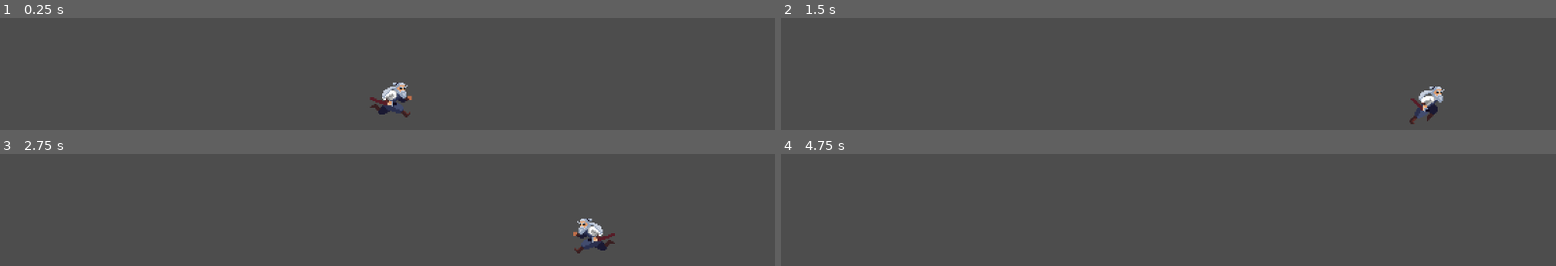
Above: before the commit, frames 1-4 (two rows, left to right).
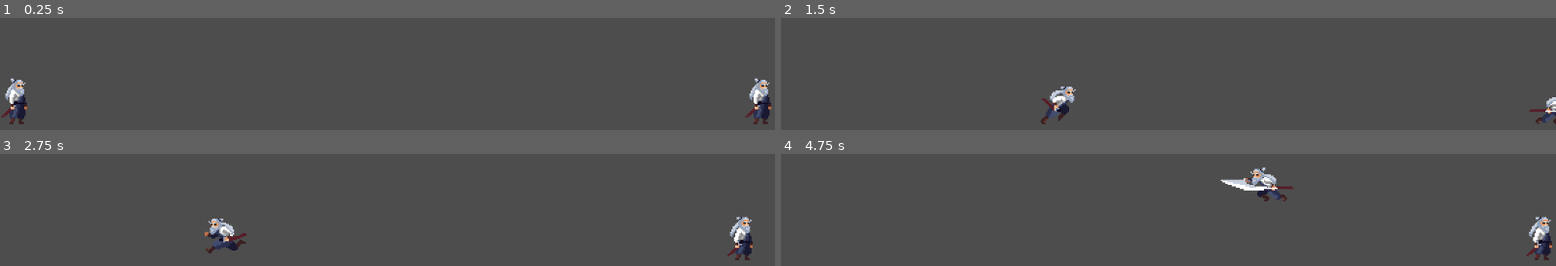
Above: after the commit, the same moments.

Repository: schellDav/FightingGame
Game: Godot game, scene res://main_scene.tscn
Same seed, same stepped clock (60 frames per second), same inputs: the game is played once before the commit and once after it.
Inputs:
- Up to frame 1 (0.25 s): no input
- Up to frame 2 (1.5 s): hold D (move_right) from 0.53 s (still down); tap E (attack) at 0.6 s; tap Space (jump) at 0.77, 1.07 s; tap Down (attack_p2, bound only after the commit) at 0.8, 1.35 s
- Up to frame 3 (2.75 s): tap Space (jump) at 1.52, 1.82 s; tap Left (move_left_p2, bound only after the commit) at 1.55, 2.1 s; release D (move_right) at 2.03 s; hold A (move_left) from 2.03 s (still down); tap Right (move_right_p2, bound only after the commit) at 2.3 s
- Up to frame 4 (4.75 s): release A (move_left) at 2.78 s; hold D (move_right) 2.78-4.28 s; tap Right (move_right_p2, bound only after the commit) at 2.85 s; tap Space (jump) at 3.02, 3.05, 3.32, 3.6, 3.77, 4.07, 4.52 s; tap Up (jump_p2, bound only after the commit) at 3.8, 4.35 s; hold A (move_left) from 4.28 s (still down); tap E (attack) at 4.55 s

The runs differ from the first frame. In frame 1, 2.4% of the frame differs, in the area x 0-100%, y 53-95%; in frame 2, 1.8%; in frame 3, 2.5%, in the area x 26-98%, y 56-95%; in frame 4, 1.8%.

Commit message:
2 spieler sind jetzt verfügbar

Diff:
--- /dev/null
+++ b/character/samurai_player2.gd
@@ -0,0 +1,80 @@
+extends CharacterBody2D
+
+const SPEED = 200.0
+const JUMP_VELOCITY = -300.0
+
+# stats for the character
+var health = 100
+var defense = 10
+var strenght = 10
+
+@onready var animated_sprite: AnimatedSprite2D = $AnimatedSprite2D
+@onready var is_attacking: bool = false  # Zustandsvariable für den Angriff
+
+
+func _ready():
+	# Signal für Animation beenden verbinden
+	animated_sprite.connect("frame_changed", Callable(self, "_on_frame_changed"))
+
+# handles the taken damages
+func damage_taken(damage: int) -> void:
+	# Todo: taken damage should depen on the defense
+	health -= damage # / defense
+
+# handels the given damage
+func damage_given(dmg=0) -> int:
+	# Todo: given damage should depend on strenght
+	var damage = dmg + 10
+	return damage
+
+
+
+
+
+
+func _physics_process(delta: float) -> void:
+	# Add the gravity.
+	if not is_on_floor():
+		velocity += get_gravity() * delta
+
+	# Handle jump.
+	if Input.is_action_just_pressed("jump_p2") and is_on_floor():
+		velocity.y = JUMP_VELOCITY
+
+	# Get the input direction and handle the movement/deceleration.
+	var direction := Input.get_axis("move_left_p2", "move_right_p2")
+
+	# Change looking direction
+	if direction > 0:
+		animated_sprite.flip_h = false
+	elif direction < 0:
+		animated_sprite.flip_h = true
+
+	# Handle attack if not already attacking
+	if Input.is_action_just_pressed("attack_p2") and not is_attacking:
+		is_attacking = true
+		animated_sprite.play("attack")
+
+	# Play animations
+	if is_on_floor():
+		if direction == 0 and not is_attacking:
+			animated_sprite.play("idle")
+		elif direction != 0 and not is_attacking:
+			animated_sprite.play("run")
+	elif not is_attacking:
+		animated_sprite.play("jump")
+
+	# Update velocity
+	if direction:
+		velocity.x = direction * SPEED
+	else:
+		velocity.x = move_toward(velocity.x, 0, SPEED)
+
+	move_and_slide()
+
+
+
+
+func _on_frame_changed():
+	if animated_sprite.animation == "attack" and animated_sprite.frame == animated_sprite.sprite_frames.get_frame_count("attack") - 1:
+		is_attacking = false
--- /dev/null
+++ b/character/samurai_player2.tscn
@@ -0,0 +1,206 @@
+[gd_scene load_steps=30 format=3 uid="uid://b75cub0leit1w"]
+
+[ext_resource type="Script" path="res://character/samurai_player2.gd" id="1_0qxxg"]
+[ext_resource type="Texture2D" uid="uid://bm7o5rlvchvfv" path="res://Assets/FREE_Samurai 2D Pixel Art v1.1/Sprites/ATTACK 1.png" id="2_0kqhu"]
+[ext_resource type="Texture2D" uid="uid://c36vw0j54fbex" path="res://Assets/FREE_Samurai 2D Pixel Art v1.1/Sprites/IDLE.png" id="3_hlyy6"]
+[ext_resource type="Texture2D" uid="uid://cu2s1luuy8lvq" path="res://Assets/FREE_Samurai 2D Pixel Art v1.1/Sprites/RUN.png" id="4_b4hnq"]
+
+[sub_resource type="AtlasTexture" id="AtlasTexture_nb3j4"]
+atlas = ExtResource("2_0kqhu")
+region = Rect2(0, 0, 96, 96)
+
+[sub_resource type="AtlasTexture" id="AtlasTexture_f0il3"]
+atlas = ExtResource("2_0kqhu")
+region = Rect2(96, 0, 96, 96)
+
+[sub_resource type="AtlasTexture" id="AtlasTexture_gcxha"]
+atlas = ExtResource("2_0kqhu")
+region = Rect2(192, 0, 96, 96)
+
+[sub_resource type="AtlasTexture" id="AtlasTexture_nsu01"]
+atlas = ExtResource("2_0kqhu")
+region = Rect2(288, 0, 96, 96)
+
+[sub_resource type="AtlasTexture" id="AtlasTexture_2r1bx"]
+atlas = ExtResource("2_0kqhu")
+region = Rect2(384, 0, 96, 96)
+
+[sub_resource type="AtlasTexture" id="AtlasTexture_jtw6m"]
+atlas = ExtResource("3_hlyy6")
+region = Rect2(0, 0, 96, 96)
+
+[sub_resource type="AtlasTexture" id="AtlasTexture_js7va"]
+atlas = ExtResource("3_hlyy6")
+region = Rect2(96, 0, 96, 96)
+
+[sub_resource type="AtlasTexture" id="AtlasTexture_fnloc"]
+atlas = ExtResource("3_hlyy6")
+region = Rect2(192, 0, 96, 96)
+
+[sub_resource type="AtlasTexture" id="AtlasTexture_1b0tg"]
+atlas = ExtResource("3_hlyy6")
+region = Rect2(288, 0, 96, 96)
+
+[sub_resource type="AtlasTexture" id="AtlasTexture_2dpgw"]
+atlas = ExtResource("3_hlyy6")
+region = Rect2(384, 0, 96, 96)
+
+[sub_resource type="AtlasTexture" id="AtlasTexture_e31rk"]
+atlas = ExtResource("4_b4hnq")
+region = Rect2(288, 0, 96, 96)
+
+[sub_resource type="AtlasTexture" id="AtlasTexture_uowjg"]
+atlas = ExtResource("4_b4hnq")
+region = Rect2(96, 0, 96, 96)
+
+[sub_resource type="AtlasTexture" id="AtlasTexture_c8m8j"]
+atlas = ExtResource("4_b4hnq")
+region = Rect2(480, 0, 96, 96)
+
+[sub_resource type="AtlasTexture" id="AtlasTexture_abu0q"]
+atlas = ExtResource("4_b4hnq")
+region = Rect2(576, 0, 96, 96)
+
+[sub_resource type="AtlasTexture" id="AtlasTexture_bf4ub"]
+atlas = ExtResource("4_b4hnq")
+region = Rect2(672, 0, 96, 96)
+
+[sub_resource type="AtlasTexture" id="AtlasTexture_cbsul"]
+atlas = ExtResource("4_b4hnq")
+region = Rect2(0, 0, 96, 96)
+
+[sub_resource type="AtlasTexture" id="AtlasTexture_q73bd"]
+atlas = ExtResource("4_b4hnq")
+region = Rect2(96, 0, 96, 96)
+
+[sub_resource type="AtlasTexture" id="AtlasTexture_el556"]
+atlas = ExtResource("4_b4hnq")
+region = Rect2(192, 0, 96, 96)
+
+[sub_resource type="AtlasTexture" id="AtlasTexture_h2i8l"]
+atlas = ExtResource("4_b4hnq")
+region = Rect2(288, 0, 96, 96)
+
+[sub_resource type="AtlasTexture" id="AtlasTexture_8k61f"]
+atlas = ExtResource("4_b4hnq")
+region = Rect2(384, 0, 96, 96)
+
+[sub_resource type="AtlasTexture" id="AtlasTexture_5yvd3"]
+atlas = ExtResource("4_b4hnq")
+region = Rect2(480, 0, 96, 96)
+
+[sub_resource type="AtlasTexture" id="AtlasTexture_i8gvg"]
+atlas = ExtResource("4_b4hnq")
+region = Rect2(576, 0, 96, 96)
+
+[sub_resource type="AtlasTexture" id="AtlasTexture_fl714"]
+atlas = ExtResource("4_b4hnq")
+region = Rect2(672, 0, 96, 96)
+
+[sub_resource type="SpriteFrames" id="SpriteFrames_7m2qu"]
+animations = [{
+"frames": [{
+"duration": 1.0,
+"texture": SubResource("AtlasTexture_nb3j4")
+}, {
+"duration": 1.0,
+"texture": SubResource("AtlasTexture_f0il3")
+}, {
+"duration": 1.0,
+"texture": SubResource("AtlasTexture_gcxha")
+}, {
+"duration": 1.0,
+"texture": SubResource("AtlasTexture_nsu01")
+}, {
+"duration": 1.0,
+"texture": SubResource("AtlasTexture_2r1bx")
+}],
+"loop": true,
+"name": &"attack",
+"speed": 10.0
+}, {
+"frames": [{
+"duration": 1.0,
+"texture": SubResource("AtlasTexture_jtw6m")
+}, {
+"duration": 1.0,
+"texture": SubResource("AtlasTexture_js7va")
+}, {
+"duration": 1.0,
+"texture": SubResource("AtlasTexture_fnloc")
+}, {
+"duration": 1.0,
+"texture": SubResource("AtlasTexture_1b0tg")
+}, {
+"duration": 1.0,
+"texture": SubResource("AtlasTexture_2dpgw")
+}],
+"loop": true,
+"name": &"idle",
+"speed": 10.0
+}, {
+"frames": [{
+"duration": 1.0,
+"texture": SubResource("AtlasTexture_e31rk")
+}, {
+"duration": 1.0,
+"texture": SubResource("AtlasTexture_uowjg")
+}, {
+"duration": 1.0,
+"texture": SubResource("AtlasTexture_c8m8j")
+}, {
+"duration": 1.0,
+"texture": SubResource("AtlasTexture_abu0q")
+}, {
+"duration": 1.0,
+"texture": SubResource("AtlasTexture_bf4ub")
+}],
+"loop": true,
+"name": &"jump",
+"speed": 10.0
+}, {
+"frames": [{
+"duration": 1.0,
+"texture": SubResource("AtlasTexture_cbsul")
+}, {
+"duration": 1.0,
+"texture": SubResource("AtlasTexture_q73bd")
+}, {
+"duration": 1.0,
+"texture": SubResource("AtlasTexture_el556")
+}, {
+"duration": 1.0,
+"texture": SubResource("AtlasTexture_h2i8l")
+}, {
+"duration": 1.0,
+"texture": SubResource("AtlasTexture_8k61f")
+}, {
+"duration": 1.0,
+"texture": SubResource("AtlasTexture_5yvd3")
+}, {
+"duration": 1.0,
+"texture": SubResource("AtlasTexture_i8gvg")
+}, {
+"duration": 1.0,
+"texture": SubResource("AtlasTexture_fl714")
+}],
+"loop": true,
+"name": &"run",
+"speed": 10.0
+}]
+
+[sub_resource type="RectangleShape2D" id="RectangleShape2D_x6kw1"]
+size = Vector2(19, 35)
+
+[node name="samurai_player" type="CharacterBody2D"]
+script = ExtResource("1_0qxxg")
+
+[node name="AnimatedSprite2D" type="AnimatedSprite2D" parent="."]
+position = Vector2(0, -41)
+sprite_frames = SubResource("SpriteFrames_7m2qu")
+animation = &"attack"
+autoplay = "idle"
+
+[node name="CollisionShape2D" type="CollisionShape2D" parent="."]
+position = Vector2(-0.5, -24.5)
+shape = SubResource("RectangleShape2D_x6kw1")
--- a/main_scene.tscn
+++ b/main_scene.tscn
@@ -1,21 +1,25 @@
-[gd_scene load_steps=4 format=3 uid="uid://pbicge1m5uky"]
+[gd_scene load_steps=5 format=3 uid="uid://pbicge1m5uky"]
 
 [ext_resource type="PackedScene" uid="uid://cux6yydvptql1" path="res://character/samurai_player.tscn" id="1_exbsc"]
 [ext_resource type="Script" path="res://main_scene.gd" id="1_hqf1g"]
+[ext_resource type="PackedScene" uid="uid://b75cub0leit1w" path="res://character/samurai_player2.tscn" id="3_fc6d1"]
 
 [sub_resource type="WorldBoundaryShape2D" id="WorldBoundaryShape2D_3aam3"]
 
 [node name="main_scene" type="Node2D"]
 script = ExtResource("1_hqf1g")
 
+[node name="samurai_player2" parent="." instance=ExtResource("3_fc6d1")]
+position = Vector2(277, 81)
+
 [node name="samurai_player" parent="." instance=ExtResource("1_exbsc")]
-position = Vector2(-2, 75)
+position = Vector2(-276, 82)
 
 [node name="Camera2D" type="Camera2D" parent="."]
 zoom = Vector2(2, 2)
 
-[node name="StaticBody2D" type="StaticBody2D" parent="."]
+[node name="ground" type="StaticBody2D" parent="."]
 
-[node name="CollisionShape2D" type="CollisionShape2D" parent="StaticBody2D"]
+[node name="CollisionShape2D" type="CollisionShape2D" parent="ground"]
 position = Vector2(1, 95)
 shape = SubResource("WorldBoundaryShape2D_3aam3")
--- a/project.godot
+++ b/project.godot
@@ -37,6 +37,26 @@
 "events": [Object(InputEventKey,"resource_local_to_scene":false,"resource_name":"","device":-1,"window_id":0,"alt_press …(192 unchanged characters)…
 ]
 }
+move_left_p2={
+"deadzone": 0.5,
+"events": [Object(InputEventKey,"resource_local_to_scene":false,"resource_name":"","device":-1,"window_id":0,"alt_pressed":false,"shift_pressed":false,"ctrl_pressed":false,"meta_pressed":false,"pressed":false,"keycode":0,"physical_keycode":4194319,"key_label":0,"unicode":0,"location":0,"echo":false,"script":null)
+]
+}
+move_right_p2={
+"deadzone": 0.5,
+"events": [Object(InputEventKey,"resource_local_to_scene":false,"resource_name":"","device":-1,"window_id":0,"alt_pressed":false,"shift_pressed":false,"ctrl_pressed":false,"meta_pressed":false,"pressed":false,"keycode":0,"physical_keycode":4194321,"key_label":0,"unicode":0,"location":0,"echo":false,"script":null)
+]
+}
+jump_p2={
+"deadzone": 0.5,
+"events": [Object(InputEventKey,"resource_local_to_scene":false,"resource_name":"","device":-1,"window_id":0,"alt_pressed":false,"shift_pressed":false,"ctrl_pressed":false,"meta_pressed":false,"pressed":false,"keycode":0,"physical_keycode":4194320,"key_label":0,"unicode":0,"location":0,"echo":false,"script":null)
+]
+}
+attack_p2={
+"deadzone": 0.5,
+"events": [Object(InputEventKey,"resource_local_to_scene":false,"resource_name":"","device":-1,"window_id":0,"alt_pressed":false,"shift_pressed":false,"ctrl_pressed":false,"meta_pressed":false,"pressed":false,"keycode":0,"physical_keycode":4194322,"key_label":0,"unicode":0,"location":0,"echo":false,"script":null)
+]
+}
 
 [rendering]
 
